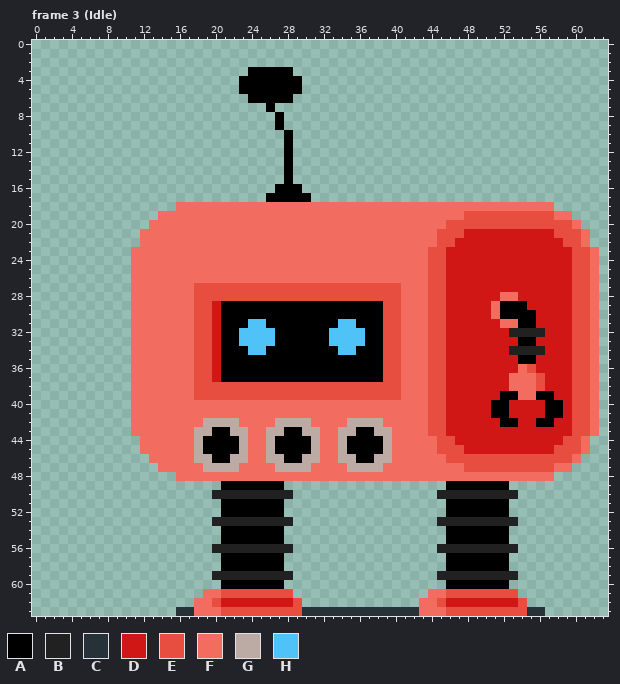
File history of a pixel-art file, LD-45/Assets/Images/Robots/04/robot-04.ase. Above, as it was before the edit.
64x64 pixels, 4 frames. Shown: frame 3 (Idle). The commit also changed other frames, which this record leaves out.
Palette (. is transparent): A #000000  B #212121  C #263238  D #d01716  E #e84e40  F #f36c60  G #bcaaa4  H #4fc3f7
Pixels before, frame 3 (Idle) (only the part around the change), first column x 22:
 0 ....................................
 1 ....................................
 2 ....................................
 3 ..AAAAA.............................
 4 .AAAAAAA............................
 5 .AAAAAAA............................
 6 ..AAAAA.............................
 7 ....A...............................
 8 .....A..............................
 9 .....A..............................
10 ......A.............................
11 ......A.............................
12 ......A.............................
13 ......A.............................
14 ......A.............................
15 ......A.............................
16 .....AAA............................
17 ....AAAAA...........................
18 FFFFFFFFFFFFFFFFFFFFFFFFFFFFFFFFFFFF
19 FFFFFFFFFFFFFFFFFFFFFFFFFFEEEEEEEEEE
20 FFFFFFFFFFFFFFFFFFFFFFFFEEEEEEEEEEEE
21 FFFFFFFFFFFFFFFFFFFFFFFEEEDDDDDDDDDD
The result:
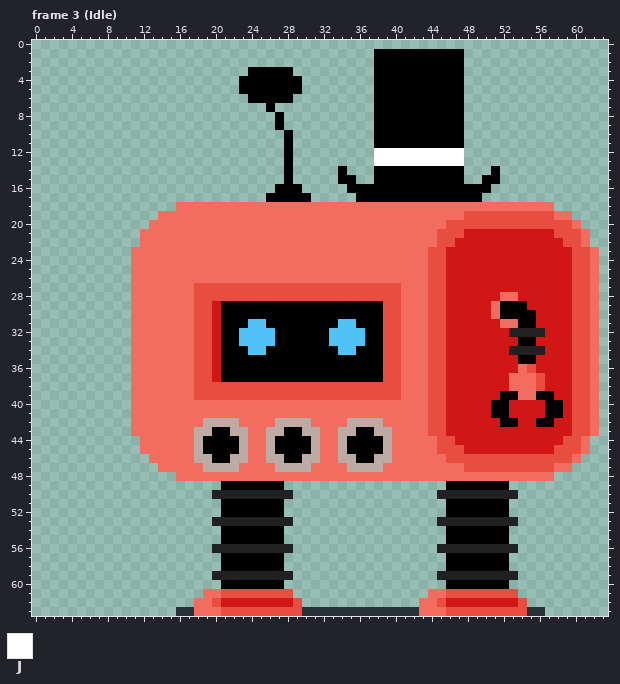
Colours new in this view: J #ffffff
From the commit log: All robots variations Signed-off-by: Konosprod <konosprod@free.fr>
Change:
layer "Layer 1" added
Frame 3 (Idle), layer "Layer 1":
y 1..11: x 38..47 .......... -> AAAAAAAAAA
y 12..13: x 38..47 .......... -> JJJJJJJJJJ
y 14: x 34 . -> A; x 38..47 .......... -> AAAAAAAAAA; x 51 . -> A
y 15: x 34..35 .. -> AA; x 38..47 .......... -> AAAAAAAAAA; x 50..51 .. -> AA
y 16: x 35..50 ................ -> AAAAAAAAAAAAAAAA
y 17: x 36..49 .............. -> AAAAAAAAAAAAAA
